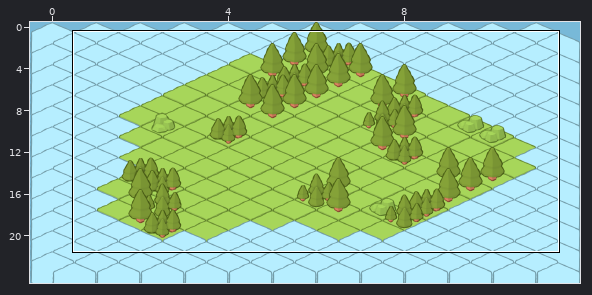
An edit to a level. Tiled map, examples/demos/tile-grids/assets/maps/island-rows.tmx. The picture above shows the old version from afar; the outline marks the close-up.
Close-up. Earlier state:
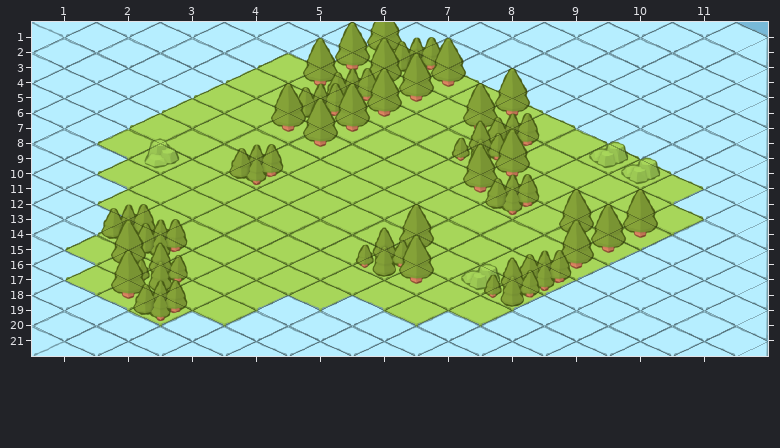
Cells are 116x55 px. Every second row is shifted by half a cell. Shown: x 1..11, y 1..21.
Now the later version:
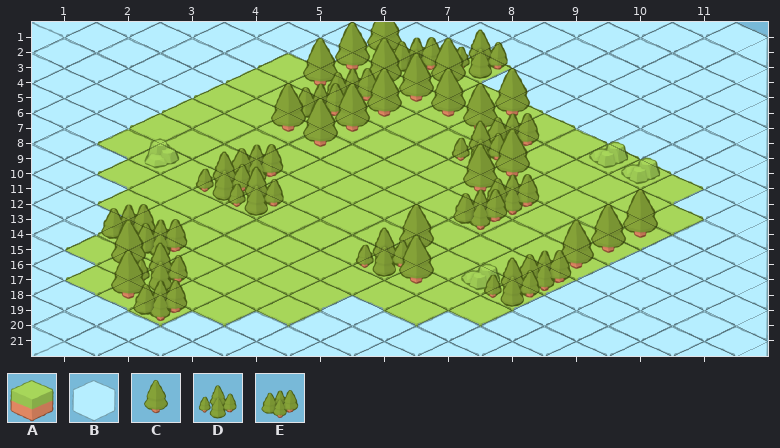
Key: from "sketch-town-ground": A 0 "grass_center_N", B 1 "water_center_N"; from "sketch-town-props": C 6 "tree_single_E", D 7 "tree_multiple_N", E 8 "tree_multiple_E".
_ is an empty cell.
Difference:
Layer "ground":
y 3: x 7 B -> A
y 19: x 4 B -> A
Layer "props":
y 3: x 7 _ -> D
y 6: x 7 _ -> C
y 11: x 3 _ -> D
y 12: x 4 _ -> D
y 13: x 7 _ -> E
y 14: x 9 C -> _
Where, in picture pixels (left, top, right, bottom), the same in both close-ups:
changed: (431, 29, 512, 117)
added: (195, 151, 284, 216)
added: (453, 189, 508, 231)
removed: (559, 189, 594, 233)
changed: (257, 295, 320, 325)
